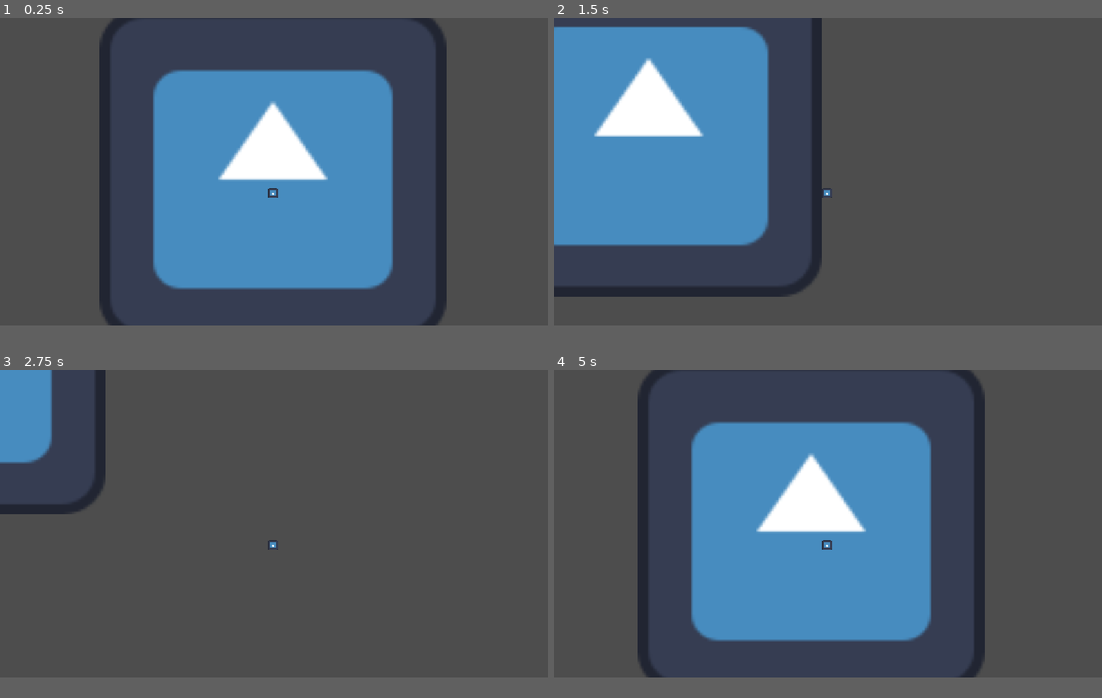
Above: before the commit, frames 1-4 (two rows, left to right).
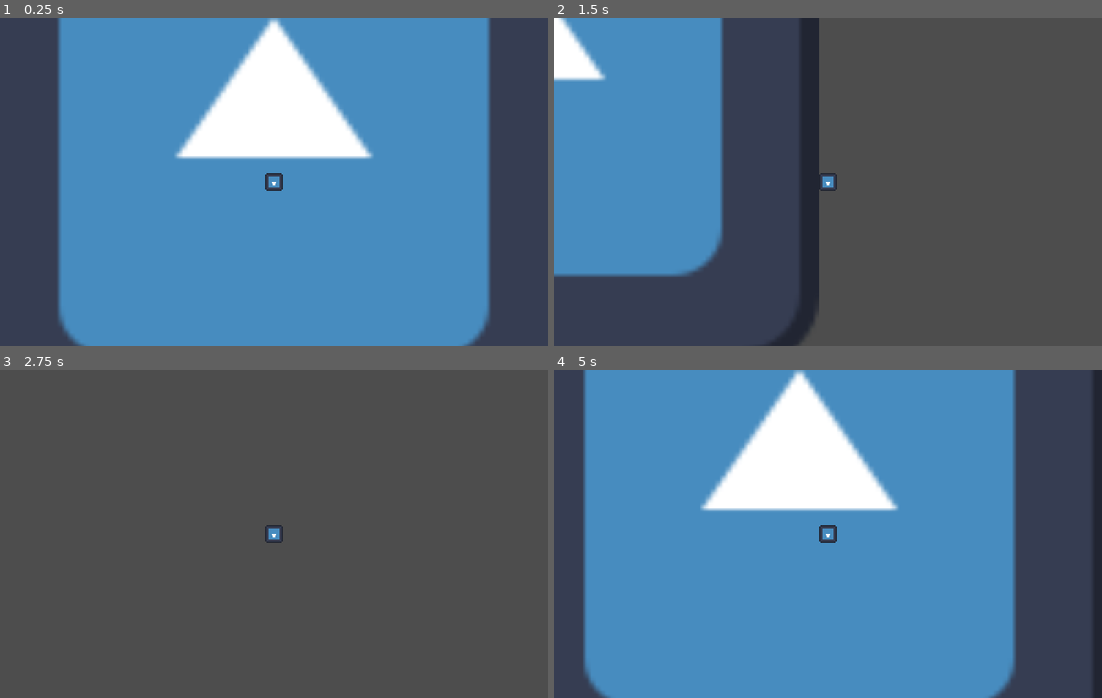
Above: after the commit, the same moments.

Repository: dama33/flashlight-game
Game: Godot game, scene res://level.tscn
Same seed, same stepped clock (60 frames per second), same inputs: the game is played once before the commit and once after it. The engine's default icon, where the game draws it, is replaced by a stand-in: a white triangle on a blue panel in a dark square.
Inputs:
- Up to frame 1 (0.25 s): no input
- Up to frame 2 (1.5 s): tap Enter at 0.5 s; hold D (right) 0.53-1.28 s; hold S (down) from 1.28 s (still down)
- Up to frame 3 (2.75 s): release S (down) at 2.03 s; hold D (right) from 2.03 s (still down)
- Up to frame 4 (5 s): release D (right) at 2.78 s; hold W (up) 2.78-3.53 s; hold A (left) from 3.53 s (still down)
In our replay, the window is 800x450 before the commit and 800x480 after it. These sizes can differ from the game's own. Grey fills any space a smaller window leaves; there, only what the larger window draws over its background counts as a difference.

The runs differ from the first frame. In frame 1, 54% of the frame differs, in the area x 0-100%, y 0-100%; in frame 2, 17%; in frame 3, 4.2%; in frame 4, 57%.

Commit message:
umm

Diff:
--- a/player.tscn
+++ b/player.tscn
@@ -19,4 +19,4 @@
 shape = SubResource("CircleShape2D_c4nxb")
 
 [node name="Camera2D" type="Camera2D" parent="." unique_id=789977764]
-position = Vector2(2, -45)
+zoom = Vector2(2, 2)
--- a/project.godot
+++ b/project.godot
@@ -17,6 +17,8 @@
 
 [display]
 
+window/size/viewport_width=1280
+window/size/viewport_height=768
 window/stretch/mode="canvas_items"
 window/stretch/aspect="expand"
 
